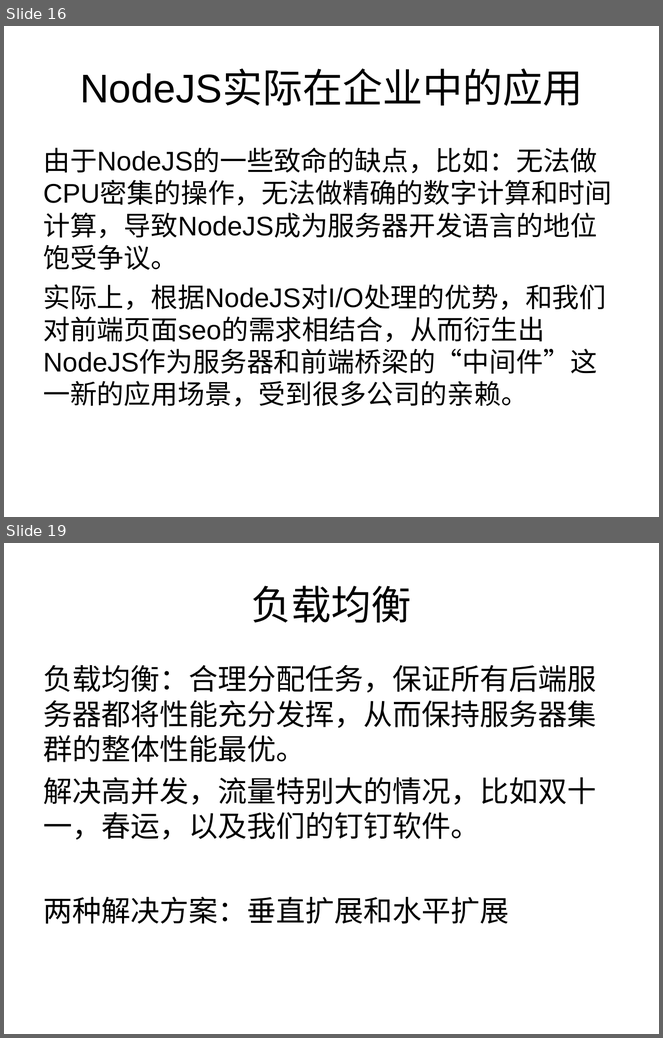
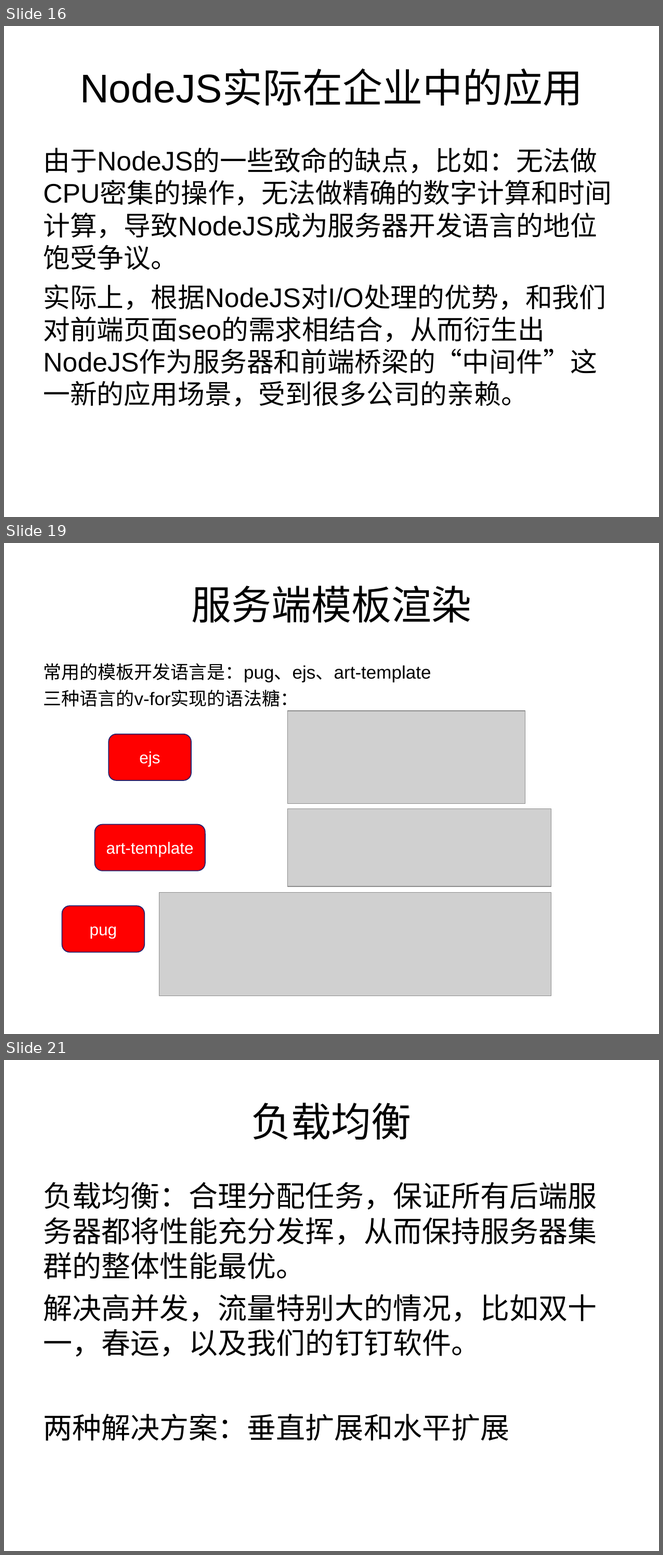
Before and after one commit to Alan055/node-koa, a slide deck: Alan-node解读.ppt. Shown one above the other, each under a label of ours: slides 16 and 19 before the commit, slides 16, 19 and 21 after it; the slides between them are not shown. The pictures are 663x1038 and 663x1555 pixels, drawn with LibreOffice and Linux fonts; fonts in the diff are those of the drawing; grey boxes stand for pictures. Boxes give left, top, right and bottom in pixels: in the first picture for what was removed or moved away, otherwise in the second. Text is boxed around its words. In the diff, an @@ line names an element or a change of style, - is before the commit and + after.

```diff
--- a/Alan-node解读.ppt
+++ b/Alan-node解读.ppt
@@ slide 19 added at bbox=[4, 543, 659, 1034], background #FFFFFF @@
@@ title added at bbox=[191, 586, 471, 623], 44 pt, text #000000 @@
+服务端模板渲染
@@ text added at bbox=[43, 663, 431, 707], 20 pt, text #000000 @@
+常用的模板开发语言是：pug、ejs、art-template
+三种语言的v-for实现的语法糖：
@@ picture added at bbox=[288, 711, 525, 804] @@
@@ rounded rectangle added at bbox=[109, 734, 191, 781], fill #FF0000, outline #23236F 0.99 pt, 18 pt, text #FFFFFF @@
+ejs
@@ picture added at bbox=[288, 809, 551, 887] @@
@@ rounded rectangle added at bbox=[95, 825, 206, 871], fill #FF0000, outline #23236F 0.99 pt, 18 pt, text #FFFFFF @@
+art-template
@@ picture added at bbox=[159, 893, 551, 996] @@
@@ rounded rectangle added at bbox=[62, 906, 145, 953], fill #FF0000, outline #23236F 0.99 pt, 18 pt, text #FFFFFF @@
+pug
@@ what was slide 19 is now slide 21 @@
```
Also in this commit, not shown: 1 slide changed, 2 other slides added, 1 slide removed.
